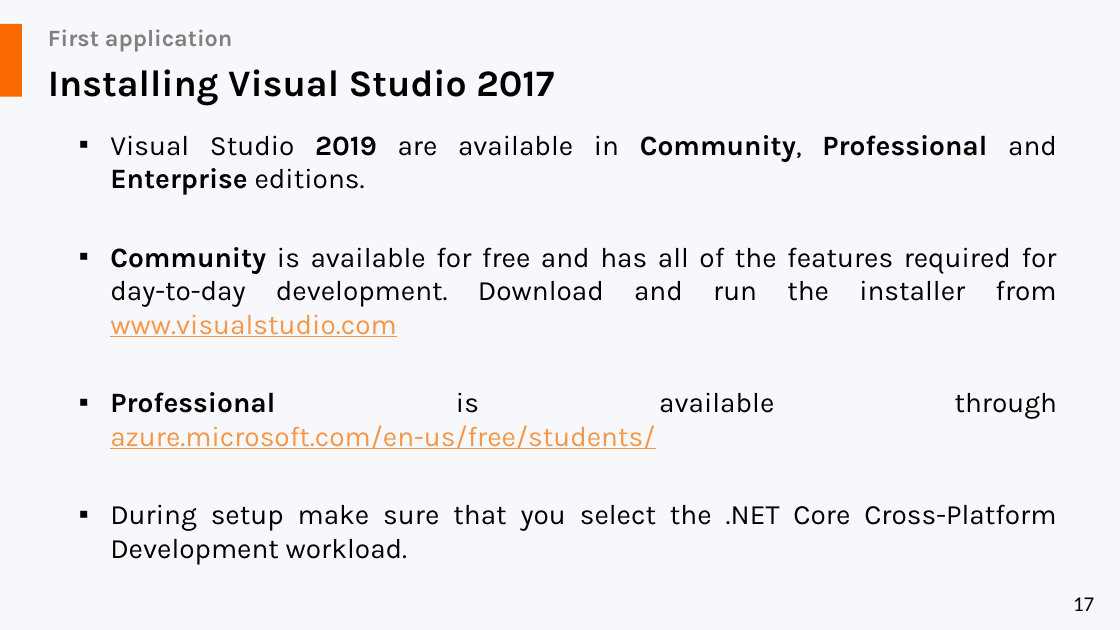
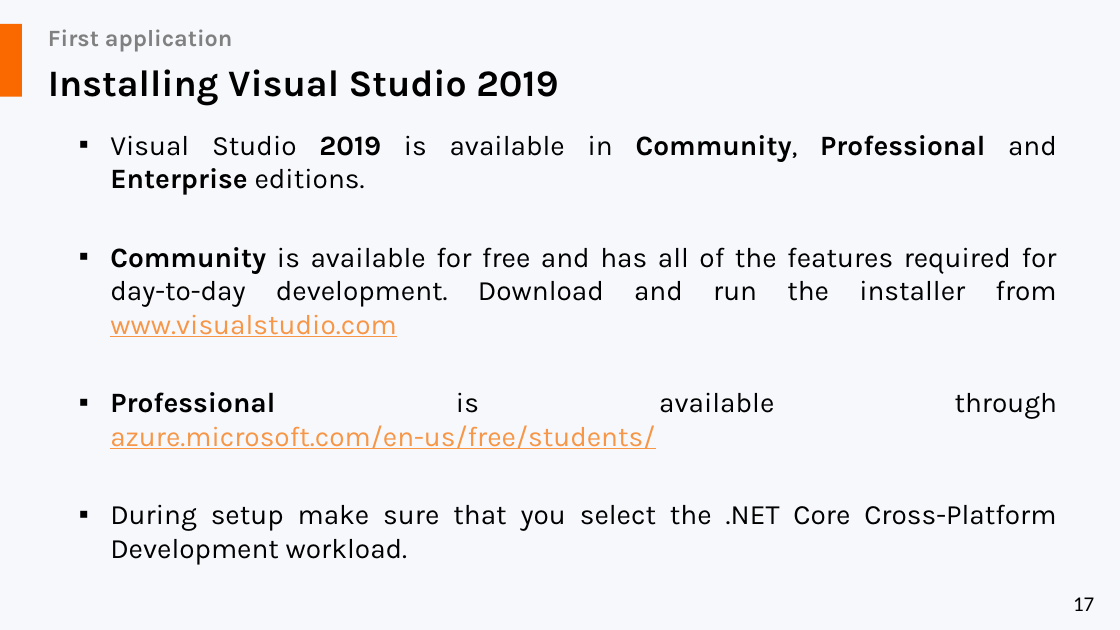
Before and after one commit to liviucotfas/ase-web-and-cloud-applications-security, a slide deck: slide 17 of Presentation ASPNET MVC Core - Part I.pptx. Drawn at 1120x630 pixels with LibreOffice and Linux fonts; fonts in the diff are those of the drawing. Boxes give left, top, right and bottom in pixels: in the first picture for what was removed or moved away, otherwise in the second. Text is boxed around its words. In the diff, an @@ line names an element or a change of style, - is before the commit and + after.

```diff
--- a/Presentation ASPNET MVC Core - Part I.pptx
+++ b/Presentation ASPNET MVC Core - Part I.pptx
@@ text at (48,69,558,106): text changed @@
-Installing Visual Studio 2017
+Installing Visual Studio 2019
@@ text at (110,135,1057,195): text changed @@
-▪ Visual Studio 2019 are available in Community, Professional and Enterprise editions.
+▪ Visual Studio 2019 is available in Community, Professional and Enterprise editions.
```
Also in this commit, not shown: 8 other slides changed, 1 slide added, 1 slide removed.
